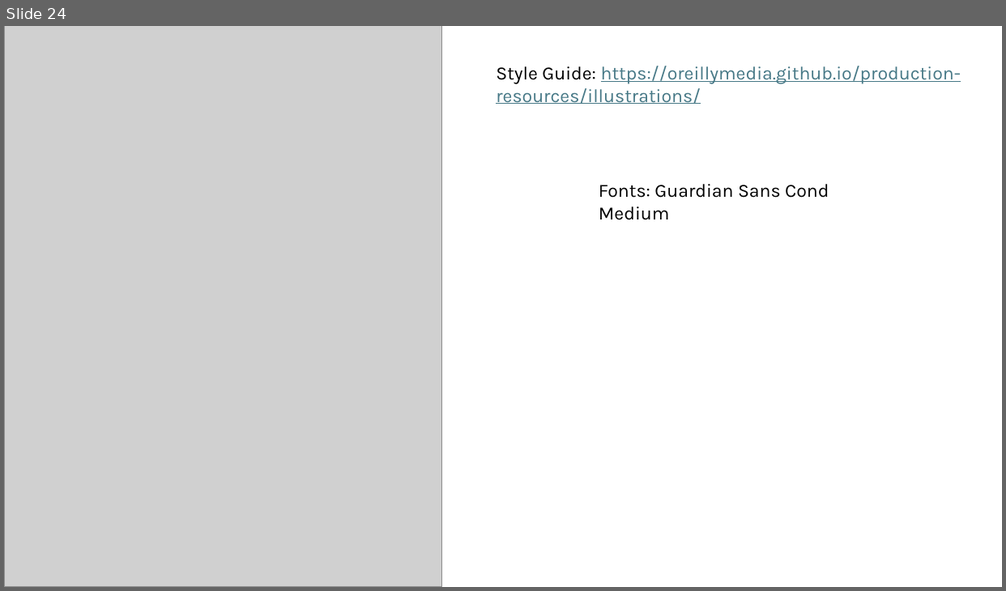
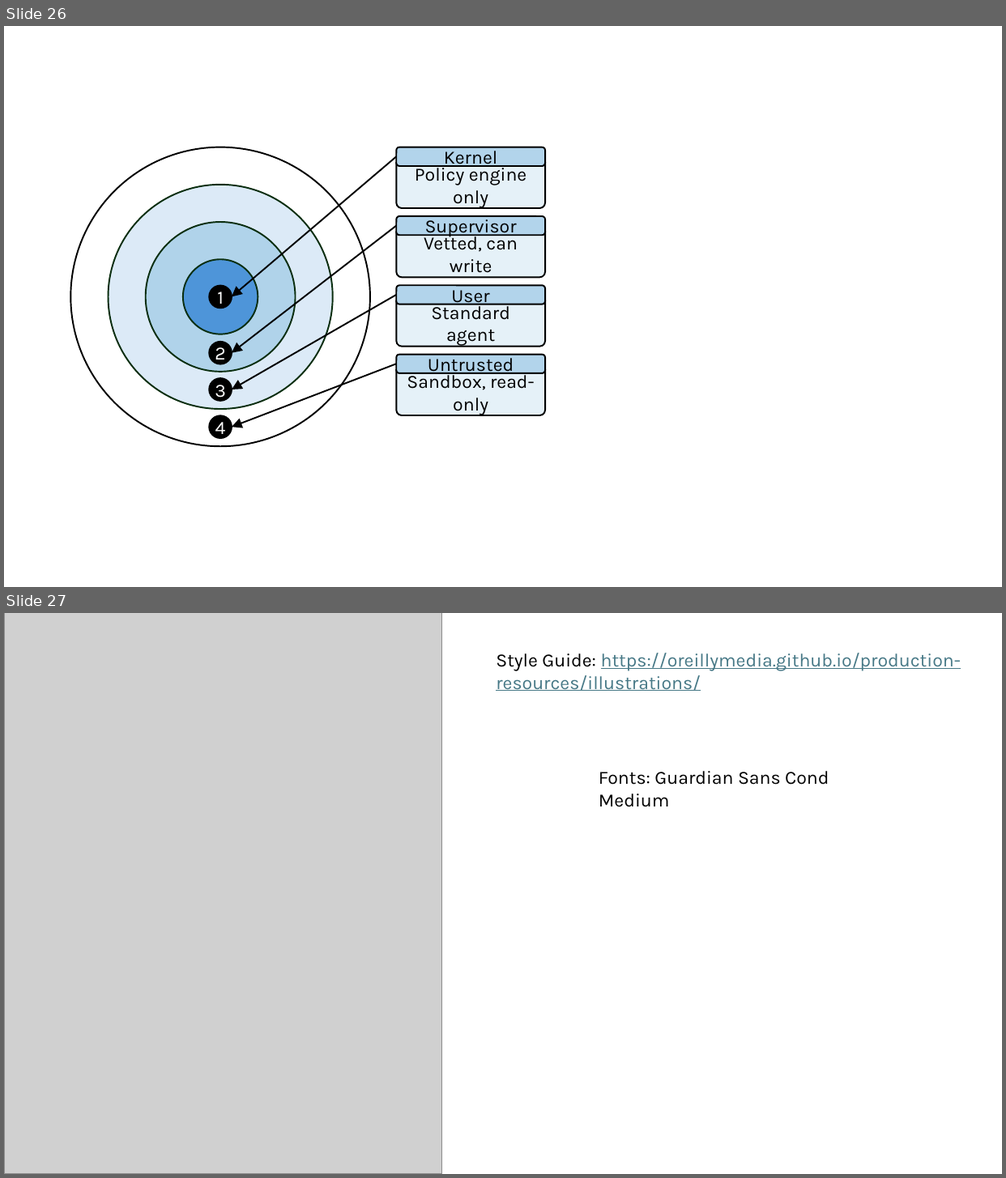
Before and after one commit to colbyford/foundry-book, a slide deck: figures/figures.pptx. Shown one above the other, each under a label of ours: slide 24 before the commit, slides 26 and 27 after it. The pictures are 1006x591 and 1006x1178 pixels, drawn with LibreOffice and Linux fonts; fonts in the diff are those of the drawing; grey boxes stand for pictures. Boxes give left, top, right and bottom in pixels: in the first picture for what was removed or moved away, otherwise in the second. Text is boxed around its words. In the diff, an @@ line names an element or a change of style, - is before the commit and + after.

```diff
--- a/figures/figures.pptx
+++ b/figures/figures.pptx
@@ slide 26 added at (4, 26, 1002, 587), background #FFFFFF @@
@@ ellipse added at (70, 148, 370, 446), fill #FFFFFF, outline #000000 1.5 pt @@
@@ arrow added from (396, 157) to (232, 297), #000000 1.5 pt @@
@@ round same rect added at (396, 163, 545, 209), fill #E5F1F8, outline #000000 1.5 pt, 18 pt, text #000000 @@
+Policy engine only
@@ rounded rectangle added at (396, 148, 545, 166), fill #B2D4EB, outline #000000 1.5 pt, 18 pt, text #000000 @@
+Kernel
@@ ellipse added at (108, 185, 333, 409), fill #DCEAF7, outline #0B2F10 1.5 pt @@
@@ rounded rectangle added at (396, 216, 545, 235), fill #B2D4EB, outline #000000 1.5 pt, 18 pt, text #000000 @@
+Supervisor
@@ ellipse added at (146, 222, 296, 372), fill #B0D3EA, outline #0B2F10 1.5 pt @@
@@ arrow added from (396, 226) to (232, 353), #000000 1.5 pt @@
@@ round same rect added at (396, 232, 545, 278), fill #E5F1F8, outline #000000 1.5 pt, 18 pt, text #000000 @@
+Vetted, can write
@@ ellipse added at (183, 259, 258, 335), fill #4E95D9, outline #0B2F10 1.5 pt @@
@@ ellipse added at (209, 286, 232, 308), fill #000000, outline #000000 1.5 pt, 18 pt, text #FFFFFF @@
+1
@@ rounded rectangle added at (396, 286, 545, 305), fill #B2D4EB, outline #000000 1.5 pt, 18 pt, text #000000 @@
+User
@@ arrow added from (396, 295) to (232, 390), #000000 1.5 pt @@
@@ round same rect added at (396, 301, 545, 347), fill #E5F1F8, outline #000000 1.5 pt, 18 pt, text #000000 @@
+Standard agent
@@ ellipse added at (209, 342, 232, 365), fill #000000, outline #000000 1.5 pt, 18 pt, text #FFFFFF @@
+2
@@ arrow added from (396, 365) to (232, 427), #000000 1.5 pt @@
@@ rounded rectangle added at (396, 355, 545, 373), fill #B2D4EB, outline #000000 1.5 pt, 18 pt, text #000000 @@
+Untrusted
@@ ellipse added at (209, 378, 232, 401), fill #000000, outline #000000 1.5 pt, 18 pt, text #FFFFFF @@
+3
@@ round same rect added at (396, 370, 545, 416), fill #E5F1F8, outline #000000 1.5 pt, 18 pt, text #000000 @@
+Sandbox, read-only
@@ ellipse added at (209, 416, 232, 438), fill #000000, outline #000000 1.5 pt, 18 pt, text #FFFFFF @@
+4
@@ what was slide 24 is now slide 27 @@
```
Also in this commit, not shown: 2 other slides added, 18 other files.
